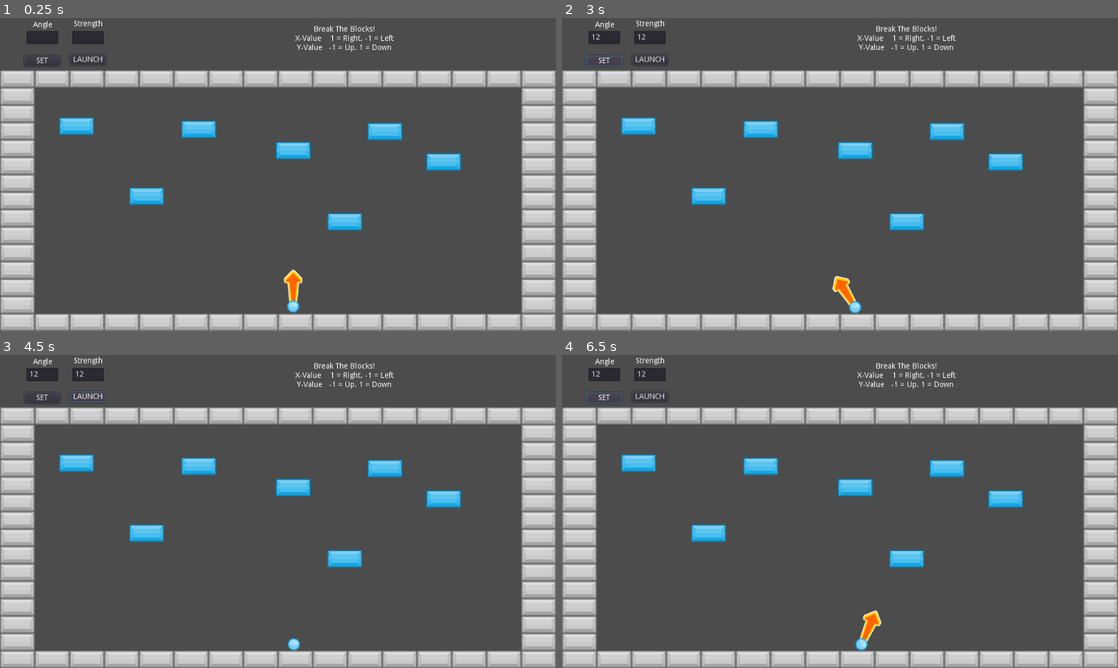
Above: before the commit, frames 1-4 (two rows, left to right).
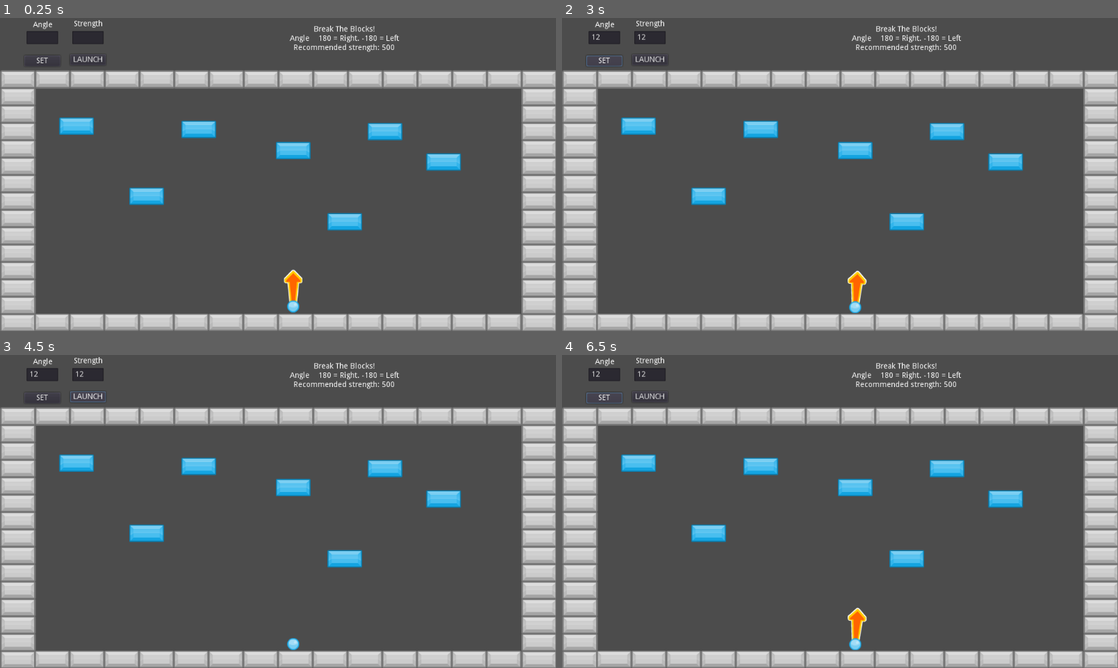
Above: after the commit, the same moments.

Repository: ReconMonkee/P1-BlockBuster
Game: Godot game, scene res://src/Game.tscn
Same seed, same stepped clock (60 frames per second), same inputs: the game is played once before the commit and once after it.
Inputs (mouse positions are in pixels of both pictures, inside the frame that each line leads up to):
- Up to frame 1 (0.25 s): no input
- Up to frame 2 (3 s): click (606, 36) at 0.52 s; type "12" at 0.6 s; click (650, 36) at 0.75 s; type "12" at 0.83 s; click "LAUNCH" at 1.25 s; click "LAUNCH" at 2 s; click "SET" at 2.75 s
- Up to frame 3 (4.5 s): click "SET" at 3.5 s; click "LAUNCH" at 4.25 s
- Up to frame 4 (6.5 s): click "SET" at 5 s

The runs differ from the first frame. In frame 1, 2.9% of the frame differs, in the area x 0-100%, y 5-100%; in frame 2, 3.3%; in frame 3, 3.0%; in frame 4, 3.5%.

Commit message:
Fixed angle numbers/ball cant be hit when in air

Diff:
--- a/src/Ball.gd
+++ b/src/Ball.gd
@@ -3,25 +3,26 @@
 var strength = 0
 var xValue = 0
 var yValue = -1
-var launchPushed = false
+var launchPushed = 0
 var newXValue = 0
 
 
 func _process(delta):
-	if launchPushed:
+	if launchPushed == 1:
 		var direction = Vector2(newXValue, yValue).normalized()
 		var velocity = direction * strength
 		apply_impulse(Vector2.ZERO, velocity)
-		launchPushed = false
+		launchPushed +=1
 
 
 func _on_Launch_pressed():
-	launchPushed = true
+	launchPushed += 1
 	$Arrow.hide()
 
 
+
 func _on_XValue_text_changed(new_text):
-	xValue = float(new_text)
+	xValue = float(new_text)/180
 
 
 func _on_Strength_text_changed(new_text):
@@ -32,10 +33,9 @@
 	if body.is_in_group("blocks"):
 		body.queue_free()
 	if body.is_in_group("Floor"):
-		applied_force = Vector2(0, 0)
-		applied_torque = 0
 		linear_velocity = Vector2 (0,0)
 		angular_velocity = 0
+		launchPushed = 0
 
 func _on_Set_pressed():
 	newXValue = xValue
--- a/src/Game.tscn
+++ b/src/Game.tscn
@@ -74,7 +74,7 @@
 2/texture = ExtResource( 2 )
 2/tex_offset = Vector2( 0, 0 )
 2/modulate = Color( 1, 1, 1, 1 )
-2/region = Rect2( 0, 0, 64, 32 )
+2/region = Rect2( -1, -1, 66, 34 )
 2/tile_mode = 0
 2/occluder_offset = Vector2( 0, 0 )
 2/navigation_offset = Vector2( 0, 0 )
@@ -285,8 +285,8 @@
 margin_right = 1005.0
 margin_bottom = 86.0
 text = "Break The Blocks!
-X-Value    1 = Right. -1 = Left
-Y-Value   -1 = Up. 1 = Down
+Angle    180 = Right. -180 = Left
+Recommended strength: 500
 "
 align = 1
 valign = 1
